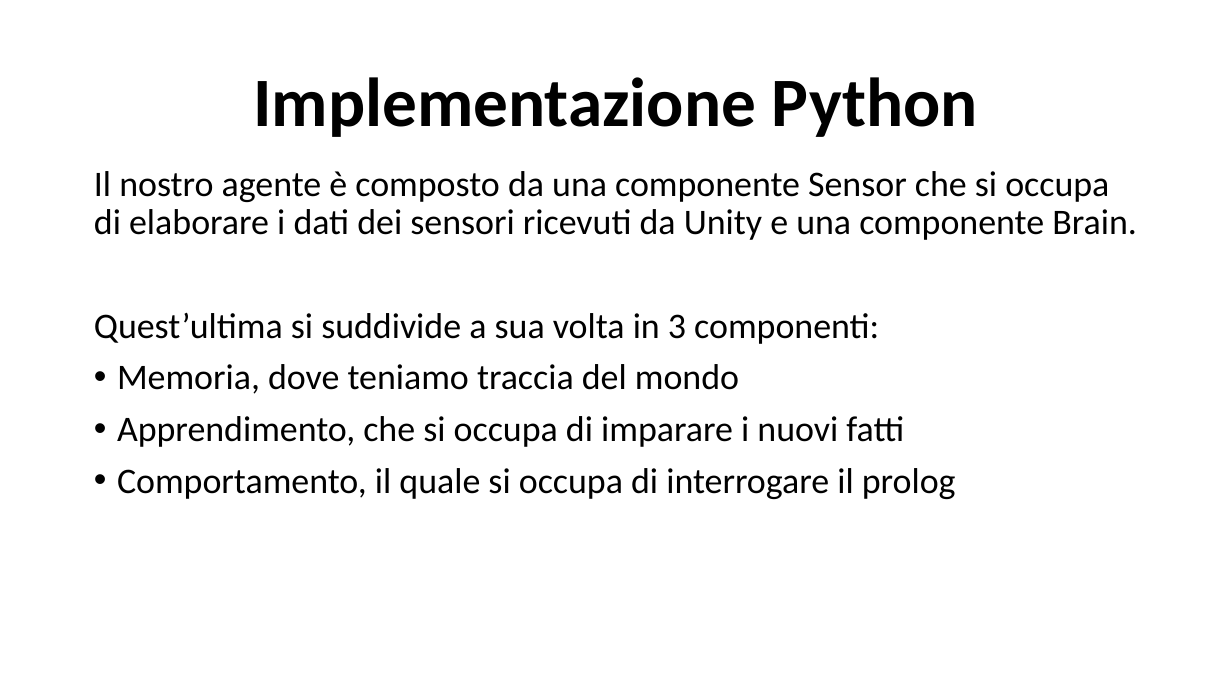
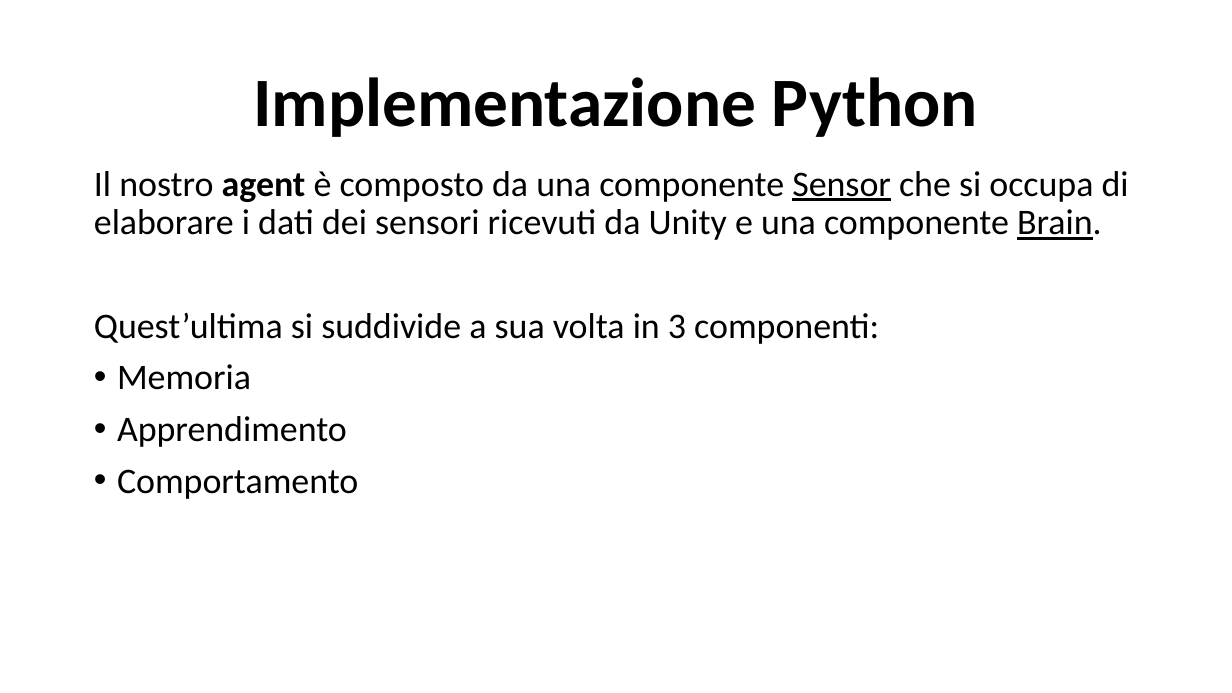
Before and after one commit to LorisNanni91/ProgettoRobotica, a slide deck: slide 10 of Presentazione progetto.pptx. Drawn at 1232x693 pixels with LibreOffice and Linux fonts; fonts in the diff are those of the drawing. Boxes give left, top, right and bottom in pixels: in the first picture for what was removed or moved away, otherwise in the second. Text is boxed around its words. In the diff, an @@ line names an element or a change of style, - is before the commit and + after.

```diff
--- a/Presentazione progetto.pptx
+++ b/Presentazione progetto.pptx
@@ text at (x1=94, y1=171, x2=1129, y2=240): text changed @@
-Il nostro agente è composto da una componente Sensor che si occupa di elaborare i dati dei sensori ricevuti da Unity e una componente Brain.
+Il nostro agent è composto da una componente Sensor che si occupa di elaborare i dati dei sensori ricevuti da Unity e una componente Brain.
@@ text at (x1=117, y1=364, x2=358, y2=499): text changed @@
-• Memoria, dove teniamo traccia del mondo
-• Apprendimento, che si occupa di imparare i nuovi fatti
-• Comportamento, il quale si occupa di interrogare il prolog
+• Memoria
+• Apprendimento
+• Comportamento
```
Also in this commit, not shown: 10 other slides changed, 1 slide added, 14 other files.
